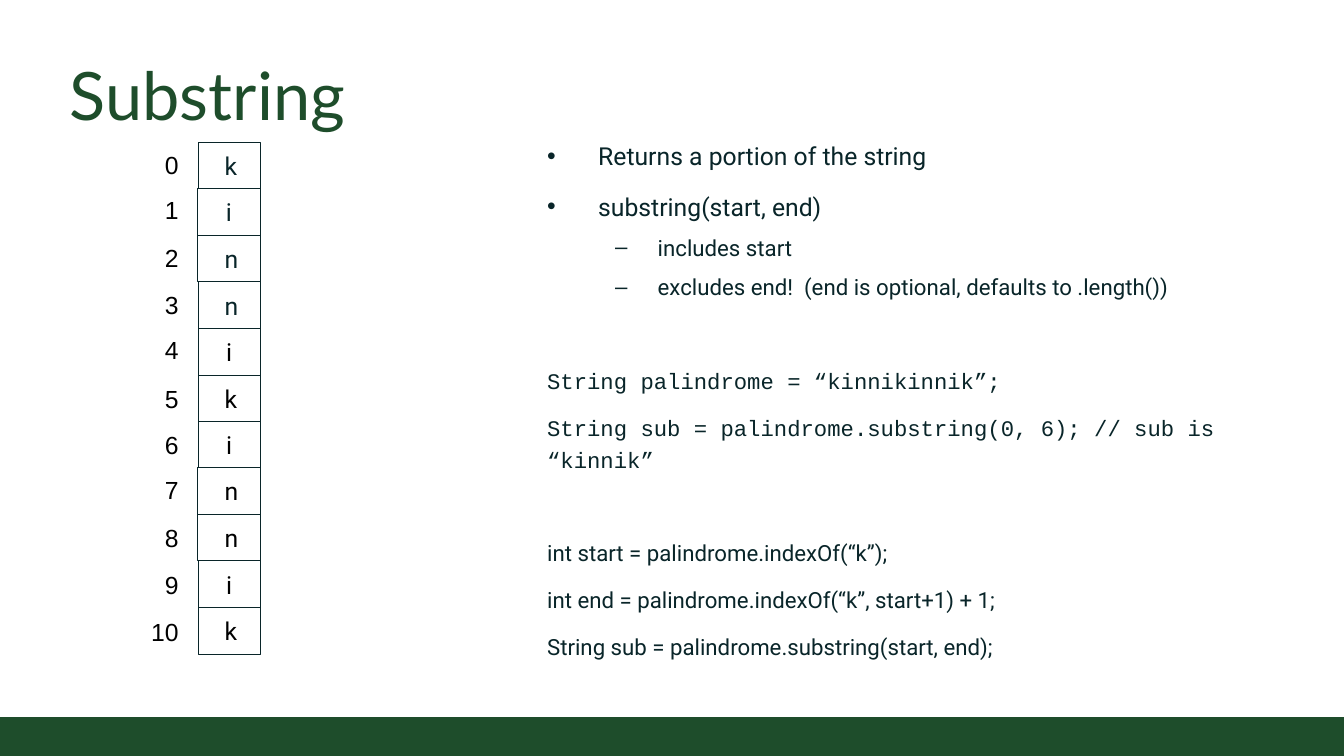
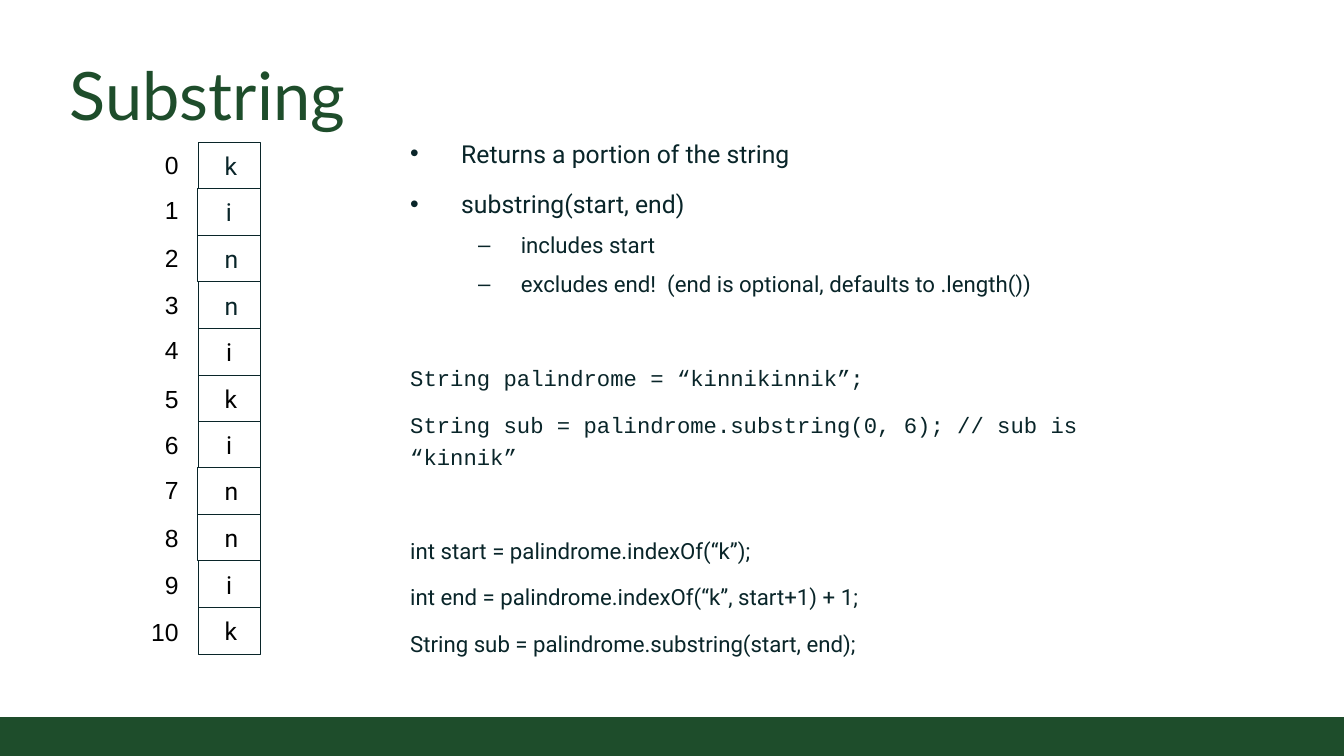
Before and after one commit to coloradostateuniversity/CSUCS1ClassExamples, a slide deck: slide 7 of slides/Online/2020/09 - String Manipulation.pptx. Drawn at 1344x756 pixels with LibreOffice and Linux fonts; fonts in the diff are those of the drawing; background and template pictures are left out. Boxes give left, top, right and bottom in pixels: in the first picture for what was removed or moved away, otherwise in the second. Text is boxed around its words. In the diff, an @@ line names an element or a change of style, - is before the commit and + after.

```diff
--- a/slides/Online/2020/09 - String Manipulation.pptx
+++ b/slides/Online/2020/09 - String Manipulation.pptx
@@ text "Returns a portion of the ...": place and size @@
-text "Returns a portion of the ..." at (547,146,1215,660)
+text "Returns a portion of the ..." at (410,144,1078,657)
```
Also in this commit, not shown: 6 other slides changed, 13 other files.
